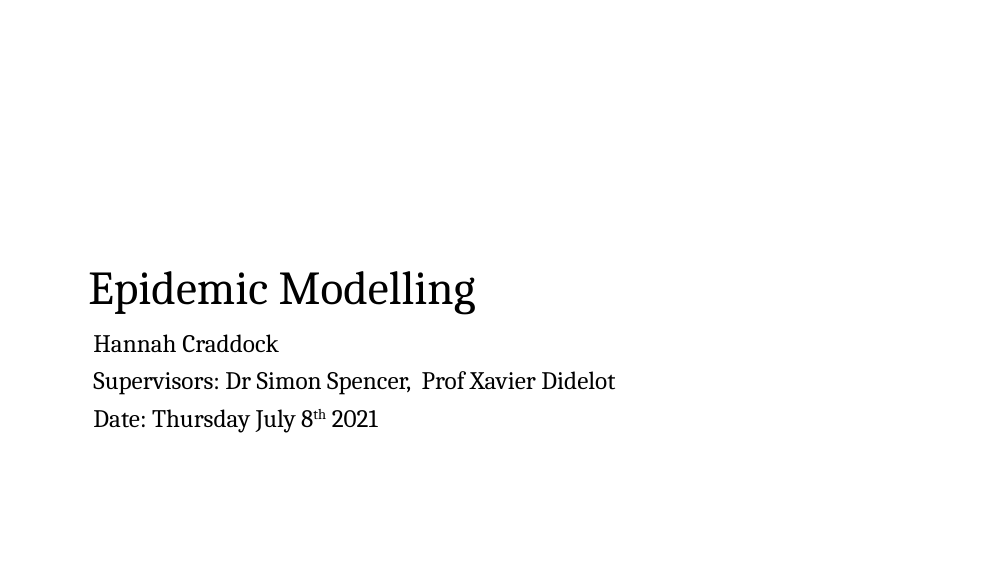
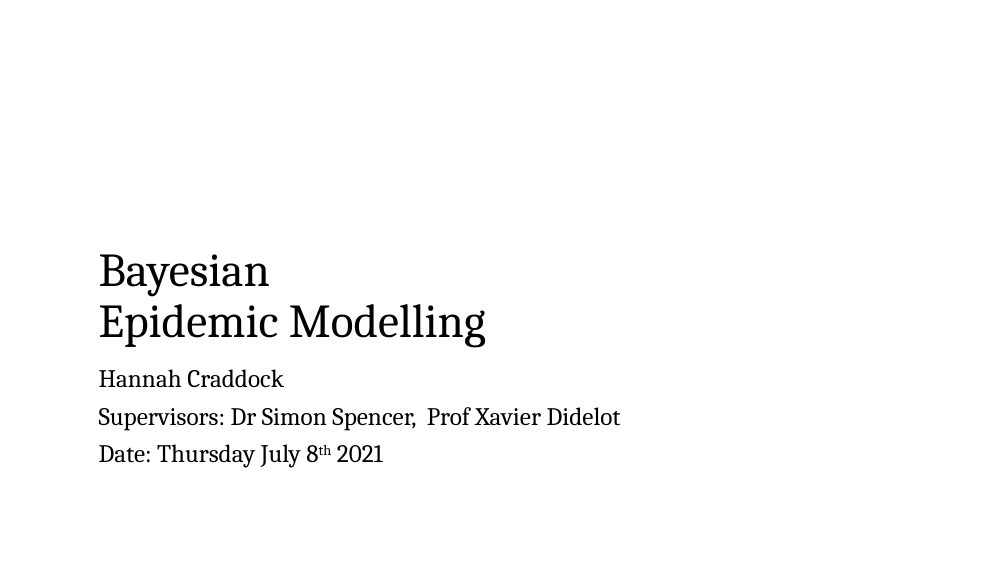
Before and after one commit to hanmacrad2/epidemic_modelling, a slide deck: slide 1 of Mathematical_Models/cdt_presentation_thurs_july_8th.pptx. Drawn at 1008x567 pixels with LibreOffice and Linux fonts; fonts in the diff are those of the drawing. Boxes give left, top, right and bottom in pixels: in the first picture for what was removed or moved away, otherwise in the second. Text is boxed around its words. In the diff, an @@ line names an element or a change of style, - is before the commit and + after.

```diff
--- a/Mathematical_Models/cdt_presentation_thurs_july_8th.pptx
+++ b/Mathematical_Models/cdt_presentation_thurs_july_8th.pptx
@@ title at (x1=99, y1=254, x2=486, y2=347): text changed @@
-Epidemic Modelling
+Bayesian
+Epidemic Modelling
@@ subtitle "Hannah Craddock" moved from (x1=93, y1=334, x2=615, y2=433) to (x1=99, y1=369, x2=621, y2=468) @@
```
Also in this commit, not shown: 7 other slides changed, 3 slides added, 2 slides removed, 3 other files.
